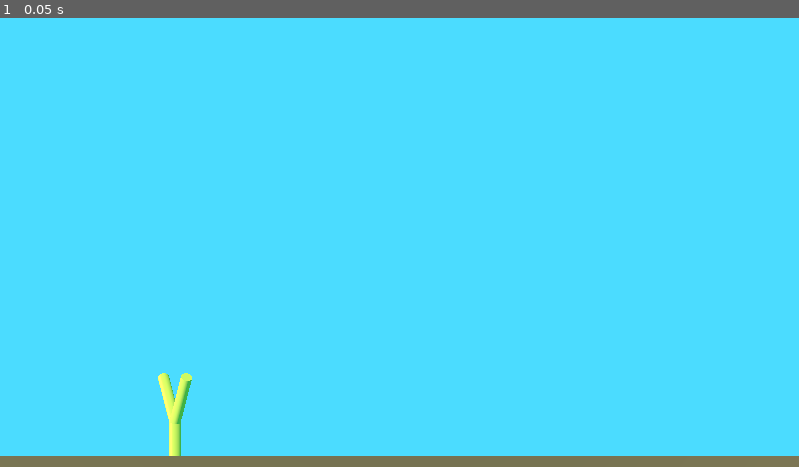
Above: before the commit, frame 1.
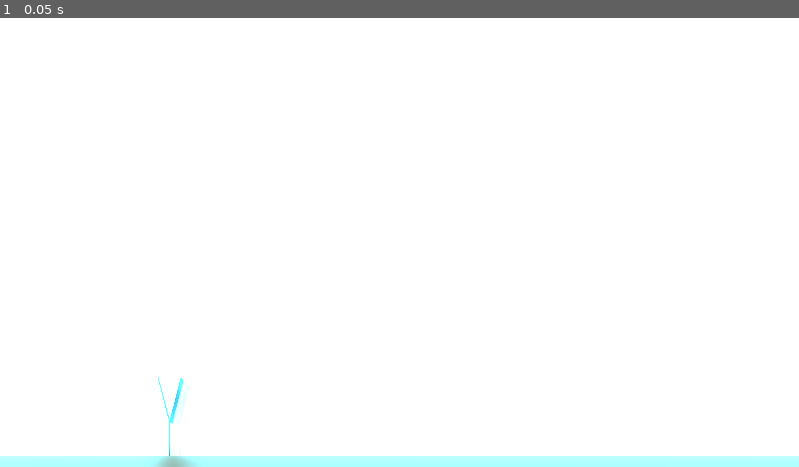
Above: after the commit, the same moment.

Repository: EricBL3/godot-prototyping
Game: Godot game, scene res://scenes/_scene_0.tscn
Same seed, same stepped clock (60 frames per second), same inputs: the game is played once before the commit and once after it.
Inputs:
- Up to frame 1 (0.05 s): no input

The runs differ from the first frame. In frame 1, 100% of the frame differs, in the area x 0-100%, y 0-100%.

Commit message:
Add slinshot launch point halo

Diff:
--- a/Mission Demolition/scenes/_scene_0.tscn
+++ b/Mission Demolition/scenes/_scene_0.tscn
@@ -1,10 +1,8 @@
-[gd_scene load_steps=7 format=3 uid="uid://puslsuyt8s6p"]
+[gd_scene load_steps=8 format=3 uid="uid://puslsuyt8s6p"]
 
+[ext_resource type="Environment" uid="uid://cq1pfgx8123vr" path="res://world_environment.tres" id="1_ci61d"]
+[ext_resource type="Script" path="res://scripts/Slingshot.gd" id="1_w6e8f"]
 [ext_resource type="Material" uid="uid://bo5htdte0aufn" path="res://materials/m_slingshot.tres" id="1_yw4aa"]
-
-[sub_resource type="Environment" id="Environment_aq6dh"]
-background_mode = 1
-background_color = Color(0.294118, 0.862745, 1, 1)
 
 [sub_resource type="StandardMaterial3D" id="StandardMaterial3D_2qpqi"]
 albedo_color = Color(0.490196, 0.360784, 0.223529, 1)
@@ -21,14 +19,14 @@
 
 [node name="MainCamera" type="Camera3D" parent="."]
 transform = Transform3D(1, 0, 0, 0, 1, 0, 0, 0, 1, 0, 0, 10)
-environment = SubResource("Environment_aq6dh")
+environment = ExtResource("1_ci61d")
 projection = 1
 size = 20.0
 near = 0.3
 far = 1000.0
 
 [node name="DirectionalLight" type="DirectionalLight3D" parent="."]
-transform = Transform3D(0.866025, 0.25, -0.433013, 0, 0.866025, 0.5, 0.5, -0.433013, 0.75, -10, 0, 0)
+transform = Transform3D(0.866025, -0.25, 0.433013, 0, 0.866025, 0.5, -0.5, -0.433013, 0.75, -10, 0, 0)
 
 [node name="Ground" type="MeshInstance3D" parent="."]
 transform = Transform3D(1, 0, 0, 0, 1, 0, 0, 0, 1, 0, -10, 0)
@@ -37,6 +35,7 @@
 
 [node name="Slingshot" type="Node3D" parent="."]
 transform = Transform3D(0.965926, 0, 0.258819, 0, 1, 0, -0.258819, 0, 0.965926, -10, -10, 0)
+script = ExtResource("1_w6e8f")
 
 [node name="Base" type="MeshInstance3D" parent="Slingshot"]
 transform = Transform3D(0.5, 0, 0, 0, 1, 0, 0, 0, 0.5, 0, 1, 0)
@@ -61,3 +60,14 @@
 
 [node name="LaunchPoint" type="Node3D" parent="Slingshot"]
 transform = Transform3D(0.965926, 0, -0.258819, 0, 1, 0, 0.258819, 0, 0.965926, 0, 4, 0)
+
+[node name="OmniLight3D" type="OmniLight3D" parent="Slingshot/LaunchPoint"]
+transform = Transform3D(1, 0, 0, 0, 1, 0, 0, 0, 1, 0.992172, 1.33413, 0)
+light_color = Color(0.74902, 0.74902, 0.74902, 1)
+light_energy = 100.0
+light_size = 1.0
+omni_range = 3.816
+omni_attenuation = 2.46229
+
+[connection signal="mouse_entered" from="Slingshot/SphereArea" to="Slingshot" method="_on_sphere_area_mouse_entered"]
+[connection signal="mouse_exited" from="Slingshot/SphereArea" to="Slingshot" method="_on_sphere_area_mouse_exited"]
--- /dev/null
+++ b/Mission Demolition/scripts/Slingshot.gd
@@ -0,0 +1,14 @@
+extends Node3D
+class_name Slingshot
+
+@onready var launch_point = $LaunchPoint
+
+func _ready():
+	launch_point.visible = false
+
+func _on_sphere_area_mouse_entered():
+	launch_point.visible = true
+
+
+func _on_sphere_area_mouse_exited():
+	launch_point.visible = false
--- /dev/null
+++ b/Mission Demolition/shaders/halo_effect.gdshader
@@ -0,0 +1,8 @@
+shader_type spatial;
+
+uniform vec4 glow_color : source_color;
+uniform float glow_intensity;
+
+void fragment() {
+    EMISSION = glow_color.rgb * glow_intensity;
+}
--- /dev/null
+++ b/Mission Demolition/world_environment.tres
@@ -0,0 +1,9 @@
+[gd_resource type="Environment" format=3 uid="uid://cq1pfgx8123vr"]
+
+[resource]
+background_mode = 1
+background_color = Color(0.294118, 0.862745, 1, 1)
+background_energy_multiplier = 0.72
+ambient_light_source = 3
+reflected_light_source = 2
+glow_enabled = true
